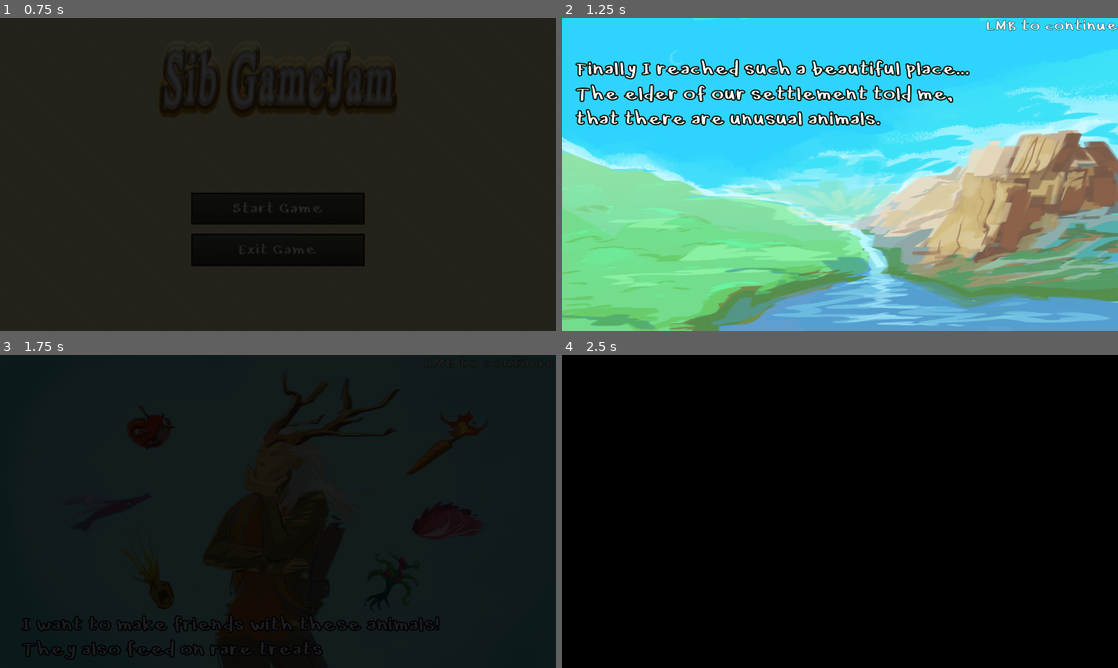
Above: before the commit, frames 1-4 (two rows, left to right).
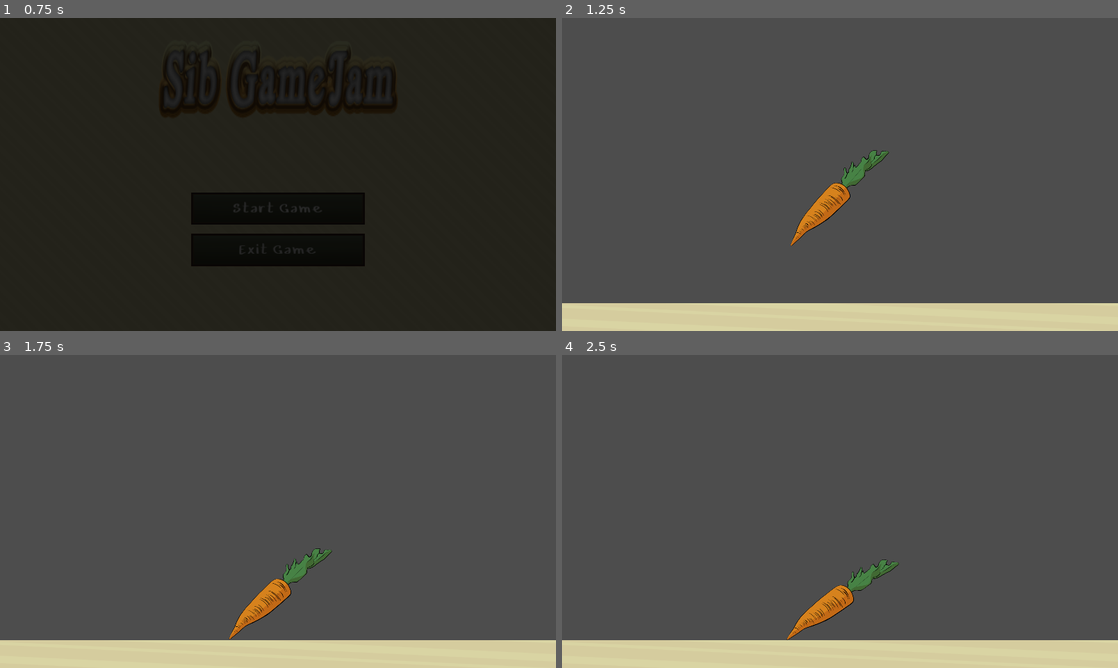
Above: after the commit, the same moments.

Repository: Risminator/Siberian-GameJam
Game: Godot game, scene res://scenes/menus/main_menu.tscn
Same seed, same stepped clock (60 frames per second), same inputs: the game is played once before the commit and once after it.
Inputs (mouse positions are in pixels of both pictures, inside the frame that each line leads up to):
- Up to frame 1 (0.75 s): click "Start Game" at 0.5 s
- Up to frame 2 (1.25 s): no input
- Up to frame 3 (1.75 s): move the mouse to (400, 495) at 1.27 s; hold D (move_right) from 1.28 s (still down); click (400, 495) at 1.35 s
- Up to frame 4 (2.5 s): move the mouse to (728, 527) at 2.02 s; release D (move_right) at 2.03 s; hold A (move_left) from 2.03 s (still down); click (728, 527) at 2.1 s

Frame 1 is identical in both runs. In frame 2, 100% of the frame differs, in the area x 0-100%, y 0-100%; in frame 3, 100%; in frame 4, 100%.

Commit message:
feat: finished physics props

Diff:
--- a/scenes/levels/level.tscn
+++ b/scenes/levels/level.tscn
@@ -3,7 +3,7 @@
 [ext_resource type="PackedScene" uid="uid://dl1q13bvk2mn4" path="res://scenes/static_prop.tscn" id="1_qj67l"]
 [ext_resource type="Texture2D" uid="uid://yyvel1qwh4jy" path="res://assets/temp/Yellow.png" id="2_1lm6u"]
 [ext_resource type="PackedScene" uid="uid://bfqyao7w8ej5t" path="res://scenes/physics_prop.tscn" id="2_f06o8"]
-[ext_resource type="Texture2D" uid="uid://bsr6hdymcm0nd" path="res://assets/temp/Button_basic.png" id="4_kt81f"]
+[ext_resource type="Texture2D" uid="uid://csnu3mvdgxw3u" path="res://assets/props/carrot.png" id="4_oeh7w"]
 
 [node name="Level" type="Node2D"]
 
@@ -14,6 +14,9 @@
 
 [node name="PhysicsProp2" parent="." instance=ExtResource("2_f06o8")]
 position = Vector2(636, 358)
-input_pickable = true
-freeze_mode = 1
-sprite_texture = ExtResource("4_kt81f")
+
+[node name="Sprite2D" parent="PhysicsProp2" index="0"]
+scale = Vector2(0.5, 0.5)
+texture = ExtResource("4_oeh7w")
+
+[editable path="PhysicsProp2"]
--- a/scenes/physics_prop.tscn
+++ b/scenes/physics_prop.tscn
@@ -1,8 +1,18 @@
-[gd_scene load_steps=2 format=3 uid="uid://bfqyao7w8ej5t"]
+[gd_scene load_steps=3 format=3 uid="uid://bfqyao7w8ej5t"]
 
 [ext_resource type="Script" path="res://scripts/physics_prop.gd" id="1_0bhd1"]
 
+[sub_resource type="PhysicsMaterial" id="PhysicsMaterial_f0p3q"]
+friction = 0.5
+bounce = 0.3
+
 [node name="PhysicsProp" type="RigidBody2D"]
+physics_interpolation_mode = 1
+input_pickable = true
+physics_material_override = SubResource("PhysicsMaterial_f0p3q")
+center_of_mass_mode = 1
+freeze_mode = 1
+continuous_cd = 1
 script = ExtResource("1_0bhd1")
 
 [node name="Sprite2D" type="Sprite2D" parent="."]
--- a/scripts/menus/main_menu.gd
+++ b/scripts/menus/main_menu.gd
@@ -17,7 +17,7 @@
 	Events.transition_complete.emit(Global.GAME_SCENES.MAIN_MENU)
 
 func start_game():
-	SceneChanger.change_to(Global.GAME_SCENES.START_CUTSCENE)
+	SceneChanger.change_to(Global.GAME_SCENES.LEVEL)
 	#Global.set_scene(Global.SCENES.CUTSCENE)
 
 func quit_game():
--- a/scripts/physics_prop.gd
+++ b/scripts/physics_prop.gd
@@ -1,17 +1,58 @@
 extends RigidBody2D
+class_name PhysicsProp
 
 @onready var sprite: Sprite2D = $Sprite2D
 @onready var collision_polygon: CollisionPolygon2D = $CollisionPolygon2D
 
 @export var sprite_texture: Texture
 
-const SPEED = 50
+
+const MAX_SPEED = 1000
 var has_mouse:bool = false
 var prop_taken:bool = false
 
 # Called when the node enters the scene tree for the first time.
 func _ready() -> void:
+	if sprite.texture == null:
+		set_sprite_texture()
+	if collision_polygon.polygon.is_empty():
+		set_collision_to_sprite()
+
+func _process(delta):
+	if has_mouse and !prop_taken and Input.is_action_just_pressed("lmb"):
+		set_taken(true)
+	elif prop_taken and Input.is_action_just_pressed("lmb"):
+		set_taken(false)
+
+	if prop_taken:
+		var current_position : Vector2 = self.global_position
+		var mouse_position : Vector2 = get_global_mouse_position()
+
+		var distance : float = current_position.distance_to(mouse_position)
+		var direction : Vector2 = current_position.direction_to(mouse_position)
+
+		var speed : float = min(distance, MAX_SPEED)
+
+		var velocity : Vector2 = direction * speed
+		move_and_collide(velocity)
+
+func _integrate_forces(state: PhysicsDirectBodyState2D) -> void:
+	var len = min(MAX_SPEED, state.linear_velocity.length())
+	state.linear_velocity = state.linear_velocity.normalized() * len
+
+
+
+func _on_mouse_entered() -> void:
+	has_mouse = true
+
+
+func _on_mouse_exited() -> void:
+	has_mouse = false
+
+func set_sprite_texture() -> void:
 	sprite.texture = sprite_texture
+
+func set_collision_to_sprite() -> void:
 	var bm: BitMap = BitMap.new()
 	bm.create_from_image_alpha(sprite.texture.get_image())
 	var rect: Rect2 = Rect2(0, 0, sprite.texture.get_width(), sprite.texture.get_height())
@@ -25,27 +66,10 @@
 
 	# Place the polygon at sprite location
 	# We need to offset by width and height because sprite position is from the center, whereas the polygon position is from the top left
-	collision_polygon.position = sprite.position - Vector2(sprite.texture.get_width()/2, sprite.texture.get_height()/2)
-
-func _process(delta):
-	if has_mouse and !prop_taken and Input.is_action_just_pressed("lmb"):
-		set_taken(true)
-	elif prop_taken and Input.is_action_just_pressed("lmb"):
-		set_taken(false)
-
-	if prop_taken:
-		var direction = global_position.direction_to(get_global_mouse_position())
-		linear_velocity = SPEED * direction
-		#move_and_collide()
-		global_position = global_position.lerp(get_global_mouse_position(), SPEED*delta)
+	collision_polygon.position = sprite.position - Vector2(sprite.texture.get_width()*sprite.scale.x/2, sprite.texture.get_height()*sprite.scale.y/2)
+	collision_polygon.scale = sprite.scale
 
 
-func _on_mouse_entered() -> void:
-	has_mouse = true
-
-
-func _on_mouse_exited() -> void:
-	has_mouse = false
 
 func set_taken(taken: bool) -> void:
 	prop_taken = taken
--- a/scripts/static_prop.gd
+++ b/scripts/static_prop.gd
@@ -7,7 +7,15 @@
 
 # Called when the node enters the scene tree for the first time.
 func _ready() -> void:
+	if sprite.texture == null:
+		set_sprite_texture()
+	if collision_polygon.polygon.is_empty():
+		set_collision_to_sprite()
+
+func set_sprite_texture() -> void:
 	sprite.texture = sprite_texture
+
+func set_collision_to_sprite() -> void:
 	var bm: BitMap = BitMap.new()
 	bm.create_from_image_alpha(sprite.texture.get_image())
 	var rect: Rect2 = Rect2(0, 0, sprite.texture.get_width(), sprite.texture.get_height())
@@ -21,4 +29,5 @@
 
 	# Place the polygon at sprite location
 	# We need to offset by width and height because sprite position is from the center, whereas the polygon position is from the top left
-	collision_polygon.position = sprite.position - Vector2(sprite.texture.get_width()/2, sprite.texture.get_height()/2)
+	collision_polygon.position = sprite.position - Vector2(sprite.texture.get_width()*sprite.scale.x/2, sprite.texture.get_height()*sprite.scale.y/2)
+	collision_polygon.scale = sprite.scale
